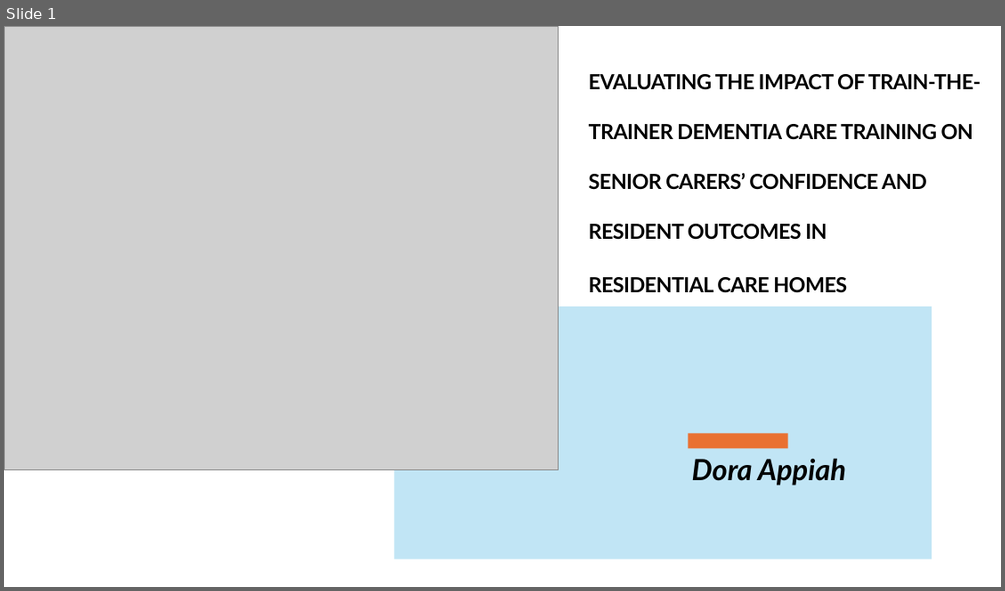
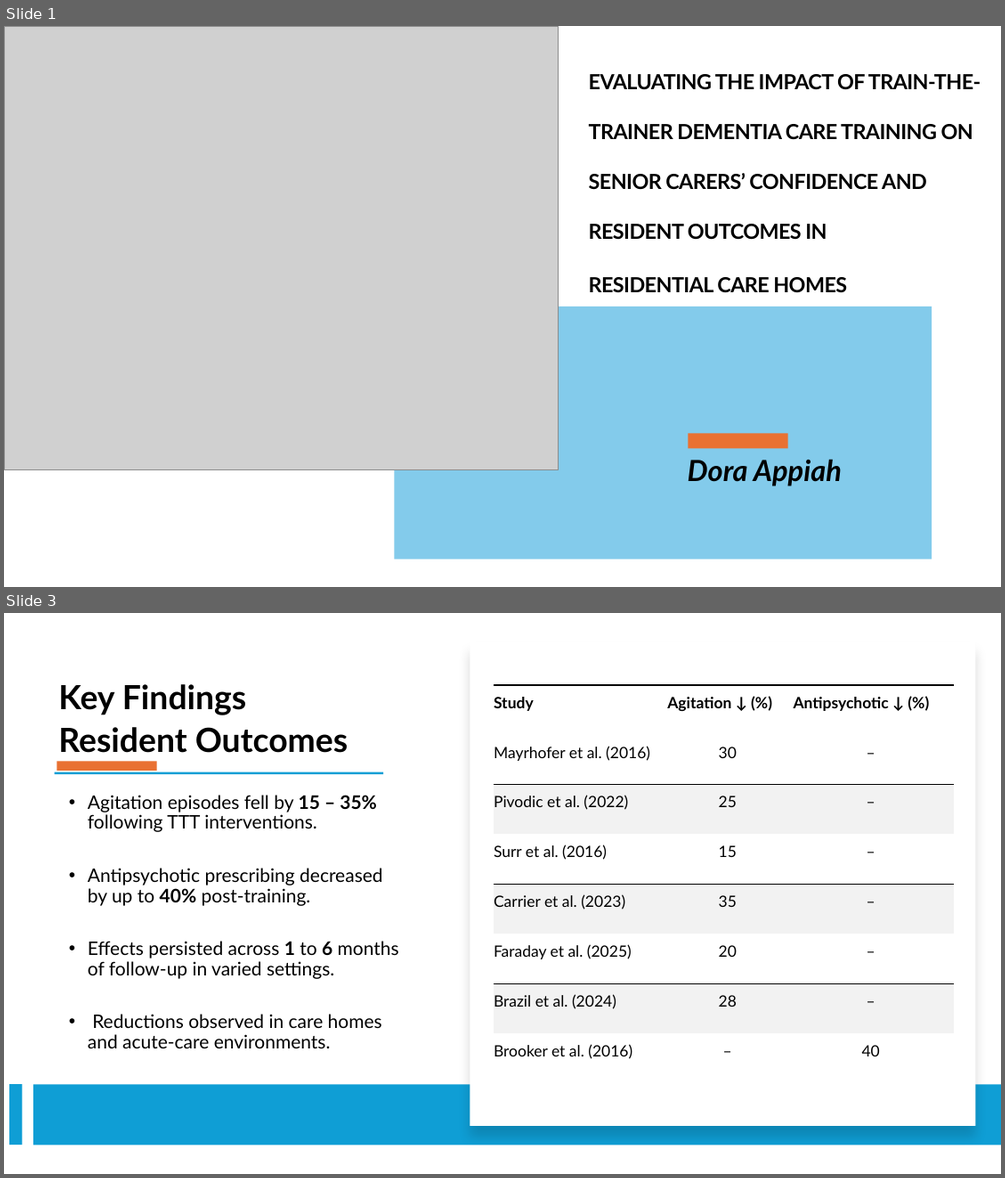
Before and after one commit to Gbekoilias/M-618-4171-HSC, a slide deck: Deliverables/Task 3.pptx. Shown one above the other, each under a label of ours: slide 1 before the commit, slides 1 and 3 after it; the slides between them are not shown. The pictures are 1005x591 and 1005x1178 pixels, drawn with LibreOffice and Linux fonts; fonts in the diff are those of the drawing; grey boxes stand for pictures. Boxes give left, top, right and bottom in pixels: in the first picture for what was removed or moved away, otherwise in the second. Text is boxed around its words. In the diff, an @@ line names an element or a change of style, - is before the commit and + after.

```diff
--- a/Deliverables/Task 3.pptx
+++ b/Deliverables/Task 3.pptx
@@ slide 3 added at (x1=4, y1=613, x2=1001, y2=1174), background #FFFFFF @@
@@ rectangle added at (x1=469, y1=642, x2=975, y2=1126), fill #FFFFFF @@
@@ text added at (x1=58, y1=684, x2=348, y2=753), 32 pt, text #000000, bold @@
+Key Findings
+Resident Outcomes
@@ table added at (x1=494, y1=685, x2=954, y2=1083), 8 rows, 3 columns @@
+Study | Agitation ↓ (%) | Antipsychotic ↓ (%)
+Mayrhofer et al. (2016) | 30 | –
+Pivodic et al. (2022) | 25 | –
+Surr et al. (2016) | 15 | –
+Carrier et al. (2023) | 35 | –
+Faraday et al. (2025) | 20 | –
+Brazil et al. (2024) | 28 | –
+Brooker et al. (2016) | – | 40
@@ rectangle added at (x1=54, y1=772, x2=383, y2=774), fill #0F9ED5 @@
@@ rectangle added at (x1=57, y1=761, x2=157, y2=770), fill #E97132 @@
@@ text added at (x1=88, y1=795, x2=399, y2=1048), 18 pt, text #000000 @@
+• Agitation episodes fell by 15 – 35% following TTT interventions.
+• Antipsychotic prescribing decreased by up to 40% post-training.
+• Effects persisted across 1 to 6 months of follow-up in varied settings.
+• Reductions observed in care homes and acute-care environments.
@@ rectangle added at (x1=9, y1=1084, x2=22, y2=1144), fill #0F9ED5 @@
@@ rectangle added at (x1=33, y1=1085, x2=1001, y2=1145), fill #0F9ED5 @@
@@ slide 1 changed as well @@
@@ rectangle at (x1=395, y1=306, x2=932, y2=559): fill #C1E5F5 to #83CBEB @@
@@ text "Dora Appiah" moved from (x1=692, y1=458, x2=846, y2=485) to (x1=688, y1=459, x2=841, y2=486) @@
```
Also in this commit, not shown: 7 other slides added, 3 other files.
